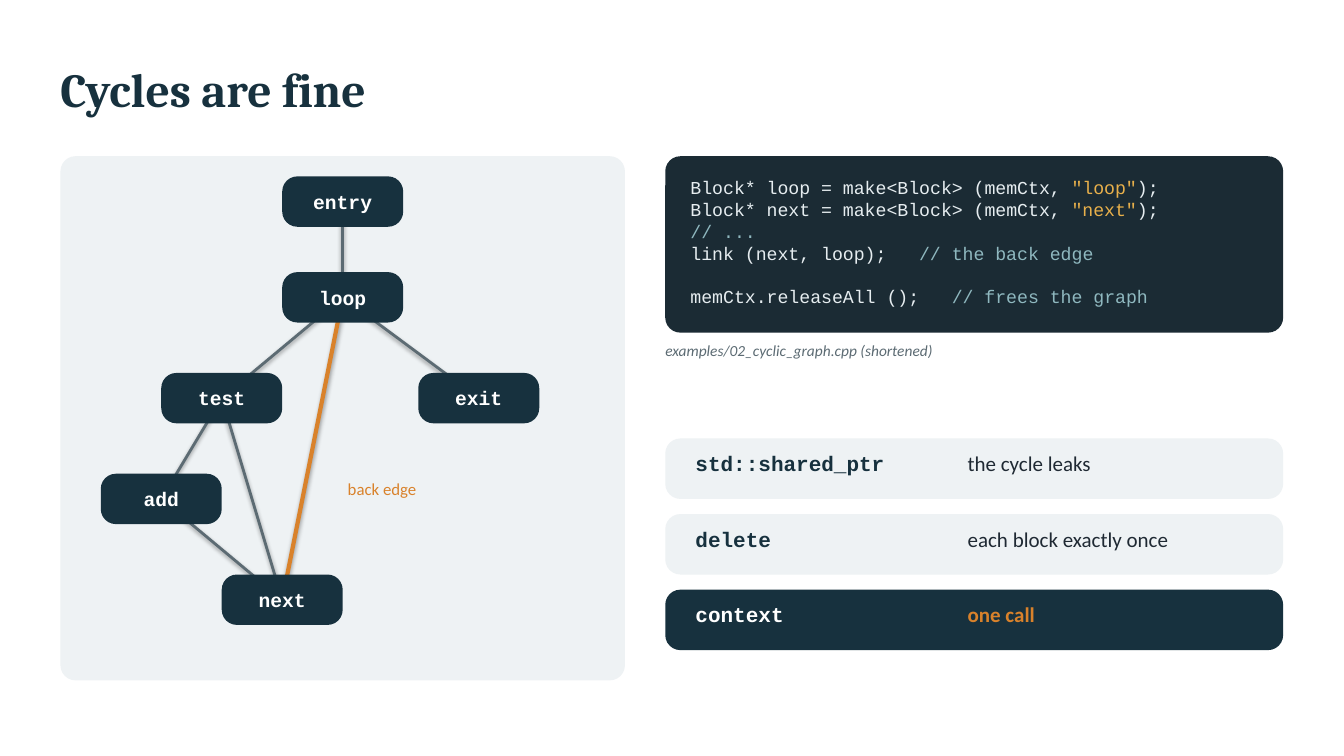
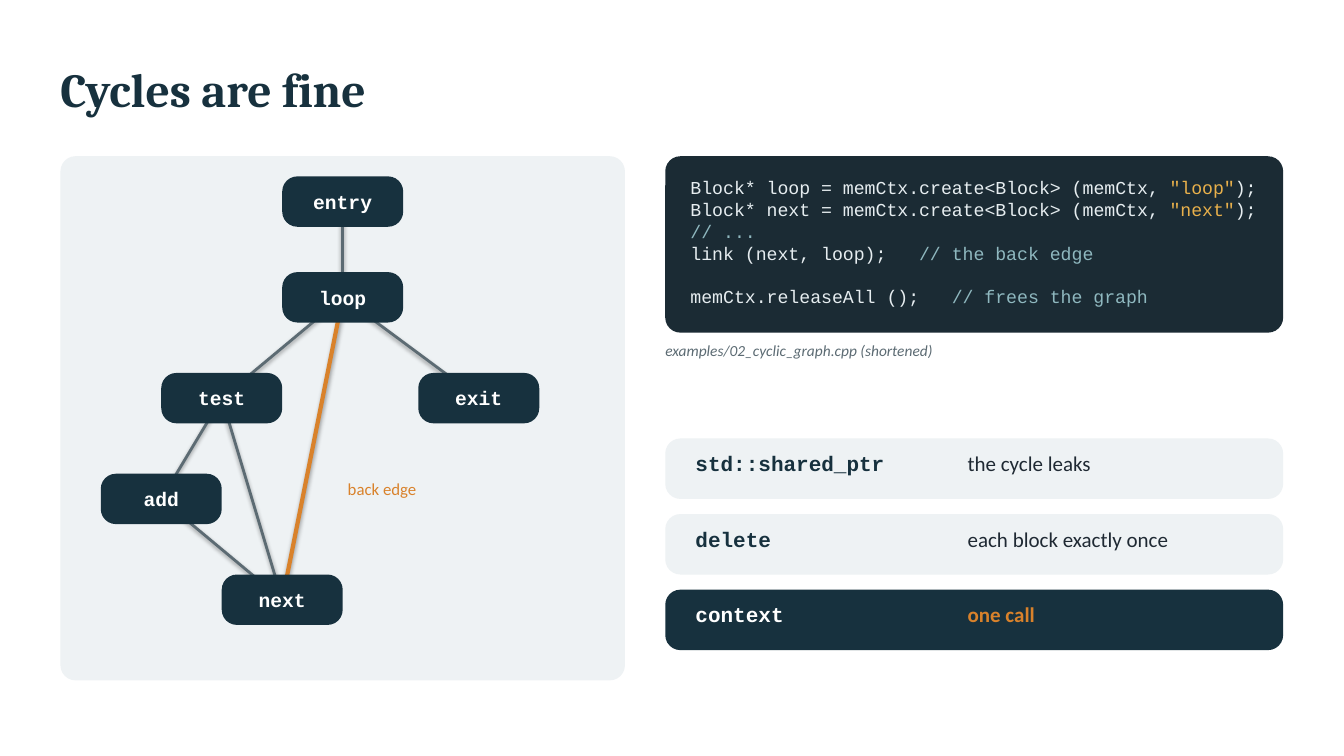
Before and after one commit to coconut2015/cookmem-tutorials, a slide deck: slide 7 of 02-complex-pointer-graphs/slides.pptx. Drawn at 1344x756 pixels with LibreOffice and Linux fonts; fonts in the diff are those of the drawing. Boxes give left, top, right and bottom in pixels: in the first picture for what was removed or moved away, otherwise in the second. Text is boxed around its words. In the diff, an @@ line names an element or a change of style, - is before the commit and + after.

```diff
--- a/02-complex-pointer-graphs/slides.pptx
+++ b/02-complex-pointer-graphs/slides.pptx
@@ text at [690,181,1257,220]: text changed @@
-Block* loop = make<Block> (memCtx, "loop");
-Block* next = make<Block> (memCtx, "next");
+Block* loop = memCtx.create<Block> (memCtx, "loop");
+Block* next = memCtx.create<Block> (memCtx, "next");
```
Also in this commit, not shown: 3 other slides changed, 12 other files.
